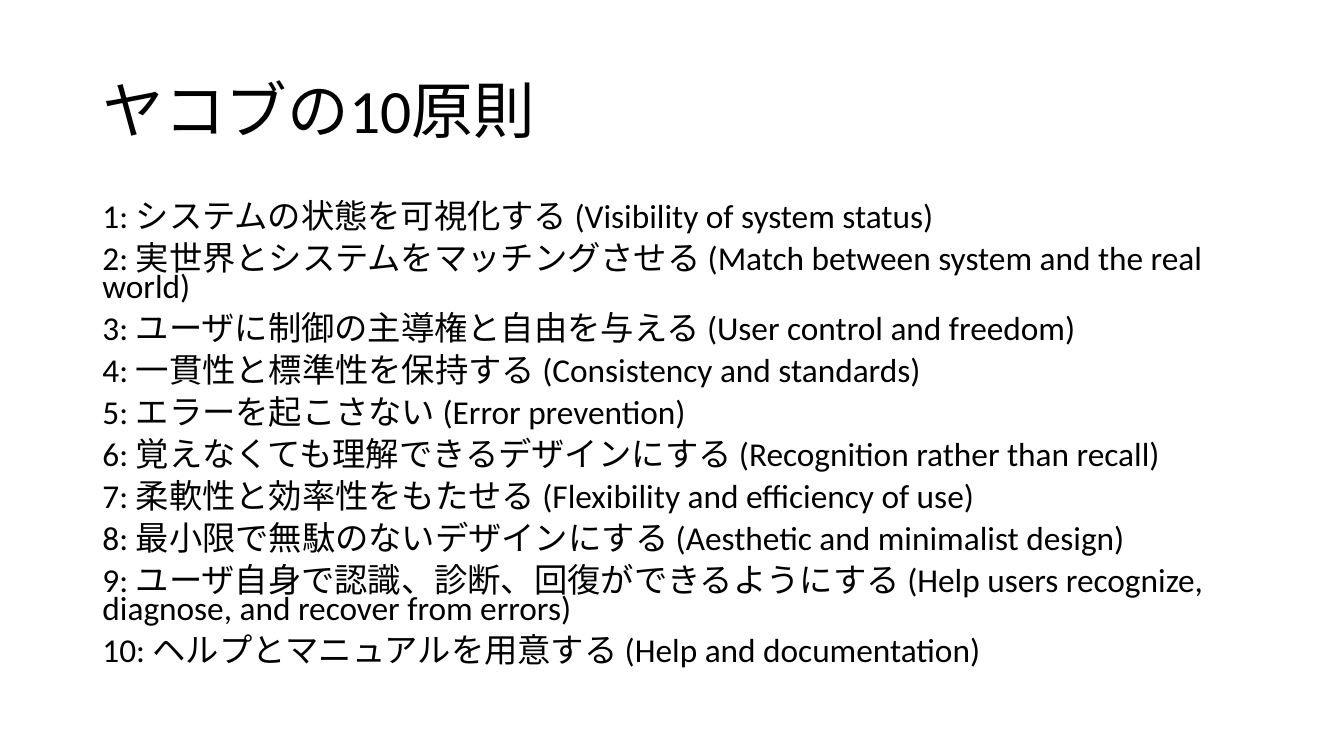
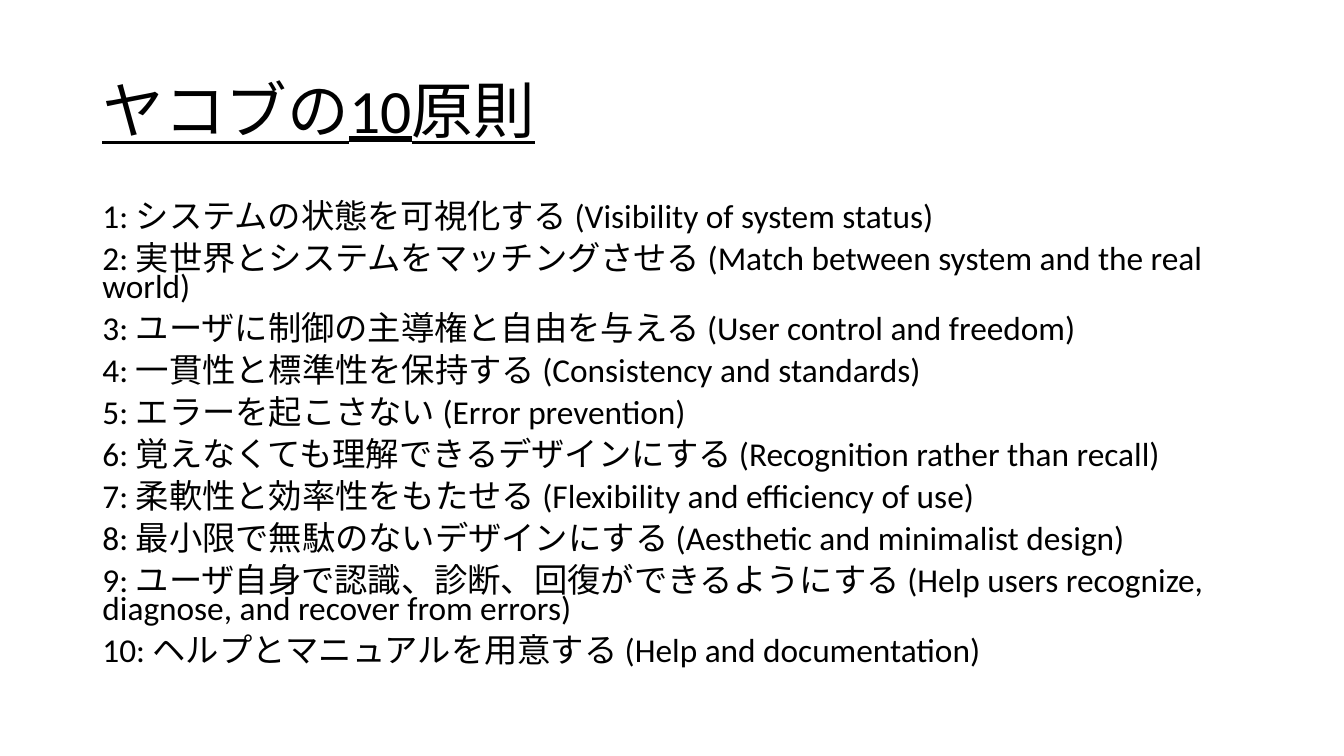
Before and after one commit to R4HB02-teamR/-R, a slide deck: slide 27 of progress/樫本/2022_0203クラス内発表.pptx (slide 24 before the commit). Drawn at 1344x756 pixels with LibreOffice and Linux fonts; fonts in the diff are those of the drawing. Boxes give left, top, right and bottom in pixels: in the first picture for what was removed or moved away, otherwise in the second. Text is boxed around its words. In the diff, an @@ line names an element or a change of style, - is before the commit and + after.

```diff
--- a/progress/樫本/2022_0203クラス内発表.pptx
+++ b/progress/樫本/2022_0203クラス内発表.pptx
@@ title "ヤコブの10原則" at bbox=[102, 80, 534, 144]: underline on @@
```
Also in this commit, not shown: 10 other slides changed, 10 slides added, 2 slides removed, 1 other file.
